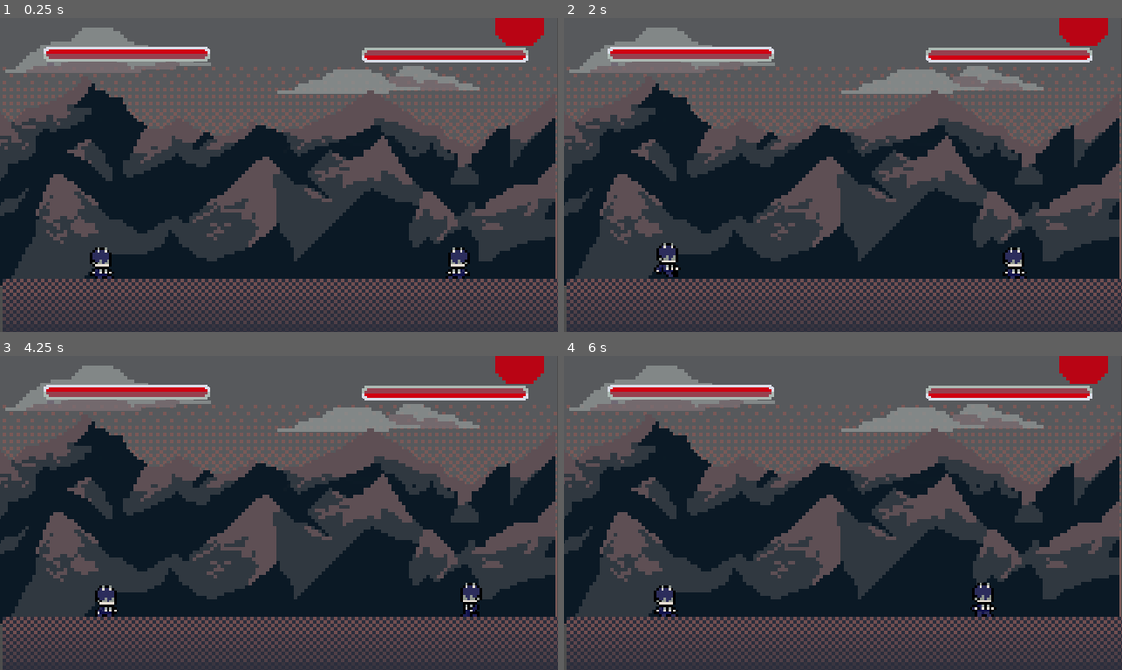
Above: before the commit, frames 1-4 (two rows, left to right).
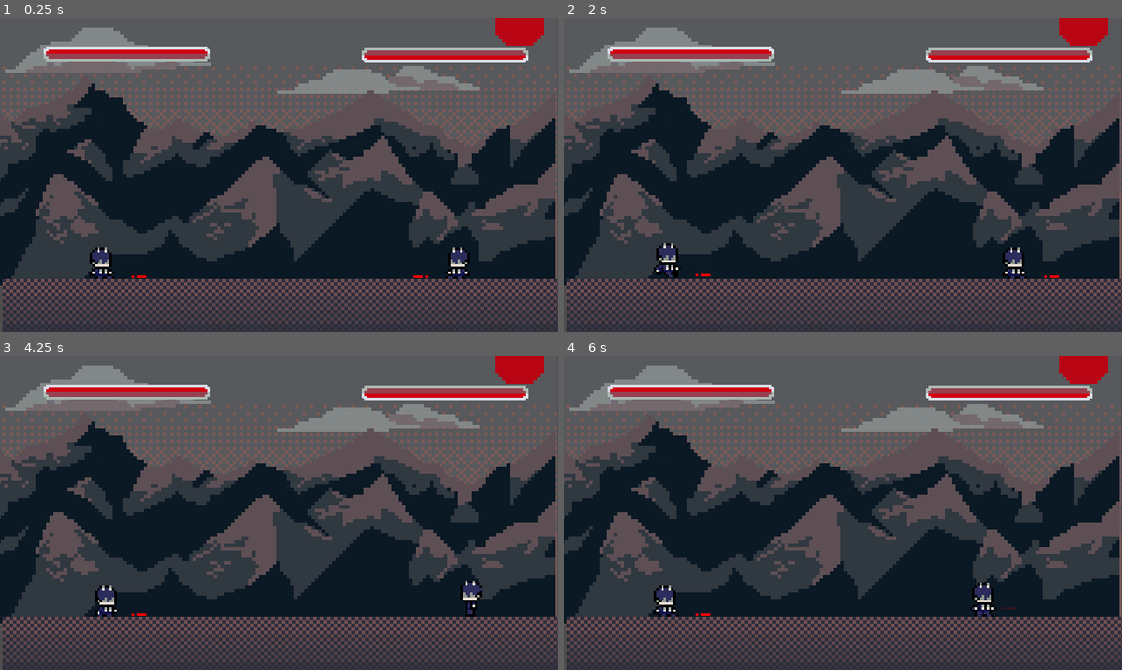
Above: after the commit, the same moments.

Repository: lucasmcclean/project-foxtrot-black-trigger-watchtower-omega
Game: Godot game, scene res://main.tscn
Same seed, same stepped clock (60 frames per second), same inputs: the game is played once before the commit and once after it.
Inputs:
- Up to frame 1 (0.25 s): no input
- Up to frame 2 (2 s): tap Enter at 0.5 s; hold D (move_right) 0.53-1.28 s; tap S (crouch) at 0.6 s; tap W (jump) at 0.77, 1.52 s; hold Insert (move_down) from 1.28 s (still down); tap Space (flash_step) at 1.35 s
- Up to frame 3 (4.25 s): release Insert (move_down) at 2.03 s; hold D (move_right) 2.03-2.78 s; tap E (kick) at 2.1 s; hold Page Up (move_up) 2.78-3.53 s; tap Q (punch) at 2.85 s; tap W (jump) at 3.02, 3.77 s; tap Space (flash_step) at 3.5 s; hold A (move_left) from 3.53 s (still down); tap S (crouch) at 3.6 s
- Up to frame 4 (6 s): tap Space (flash_step) at 4.35 s; tap W (jump) at 4.52 s; release A (move_left) at 5.03 s; hold Insert (move_down) 5.03-5.78 s; tap E (kick) at 5.1 s; tap Enter at 5.75 s; hold D (move_right) from 5.78 s (still down); tap Q (punch) at 5.85 s

The runs differ from the first frame. In frame 1, less than 0.1% of the frame differs, in the area x 23-77%, y 81-83%; in frame 2, less than 0.1%; in frame 3, 0.3%, in the area x 23-87%, y 71-84%; in frame 4, less than 0.1%.

Commit message:
walk fix

Diff:
--- a/project-foxtrot-black-trigger-watchtower-omega/player/player.tscn
+++ b/project-foxtrot-black-trigger-watchtower-omega/player/player.tscn
@@ -7,7 +7,6 @@
 [ext_resource type="Script" uid="uid://raaue5ebiebo" path="res://player/states/jump.gd" id="5_rgyib"]
 [ext_resource type="Script" uid="uid://cftse0jl714nm" path="res://player/states/move.gd" id="6_hg6s5"]
 [ext_resource type="Script" uid="uid://dpngoys84lbbu" path="res://player/hitboxes/hitbox.gd" id="8_rgyib"]
-[ext_resource type="Script" uid="uid://6gtvxacowlxr" path="res://player/slash.gd" id="9_2ieo8"]
 [ext_resource type="Texture2D" uid="uid://b2ja7boe003hu" path="res://assets/PLAYER 1 SPRITE SHEET 64 BIT.png" id="9_8t03j"]
 [ext_resource type="Script" uid="uid://bpsxqo0flqles" path="res://player/hurtbox.gd" id="9_hg6s5"]
 [ext_resource type="Texture2D" uid="uid://u7iyxdd87o2e" path="res://assets/SLASH SPRITE.png" id="10_2ieo8"]
@@ -122,6 +121,18 @@
 "transitions": PackedFloat32Array(1),
 "update": 0,
 "values": [Color(1, 1, 1, 1)]
+}
+tracks/8/type = "value"
+tracks/8/imported = false
+tracks/8/enabled = true
+tracks/8/path = NodePath("KickHitbox/Slash:modulate")
+tracks/8/interp = 1
+tracks/8/loop_wrap = true
+tracks/8/keys = {
+"times": PackedFloat32Array(0),
+"transitions": PackedFloat32Array(1),
+"update": 0,
+"values": [Color(1, 1, 1, 0)]
 }
 
 [sub_resource type="Animation" id="Animation_32hag"]
@@ -293,6 +304,18 @@
 "transitions": PackedFloat32Array(1),
 "update": 0,
 "values": [Vector2(33.785713, 21.42857)]
+}
+tracks/4/type = "value"
+tracks/4/imported = false
+tracks/4/enabled = true
+tracks/4/path = NodePath("KickHitbox/Slash:modulate")
+tracks/4/interp = 1
+tracks/4/loop_wrap = true
+tracks/4/keys = {
+"times": PackedFloat32Array(1),
+"transitions": PackedFloat32Array(1),
+"update": 0,
+"values": [Color(1, 1, 1, 0)]
 }
 
 [sub_resource type="Animation" id="Animation_kb6p2"]
@@ -496,7 +519,6 @@
 scale = Vector2(4, 4)
 texture = ExtResource("10_2ieo8")
 hframes = 4
-script = ExtResource("9_2ieo8")
 
 [node name="KickHitbox" type="Area2D" parent="."]
 script = ExtResource("8_rgyib")
@@ -508,6 +530,13 @@
 shape = SubResource("RectangleShape2D_rgyib")
 debug_color = Color(1.1070073e-06, 0.6320222, 0.45936626, 0.41960785)
 
+[node name="Slash" type="Sprite2D" parent="KickHitbox"]
+modulate = Color(1, 1, 1, 0)
+position = Vector2(65.00009, 9.999999)
+scale = Vector2(4, 4)
+texture = ExtResource("10_2ieo8")
+hframes = 4
+
 [node name="Hurtbox" type="Area2D" parent="."]
 script = ExtResource("9_hg6s5")
 
--- a/project-foxtrot-black-trigger-watchtower-omega/player/slash.gd
+++ b/project-foxtrot-black-trigger-watchtower-omega/player/slash.gd
@@ -2,4 +2,4 @@
 
 
 func _ready() -> void:
-	self.modulate = Color(255, 255, 255, 0)
+	modulate = Color(255, 255, 255, 0)
--- a/project-foxtrot-black-trigger-watchtower-omega/player/states/move.gd
+++ b/project-foxtrot-black-trigger-watchtower-omega/player/states/move.gd
@@ -8,12 +8,12 @@
 func enter() -> void:
 	super()
 	if not player.animation.is_playing():
-		player.animation.play("walk")
+		player.animation.play("walk", -1, 10.0)
 
 
 func update(_delta: float):
 	if not player.animation.is_playing():
-		player.animation.play("walk")
+		player.animation.play("walk", -1, 10.0)
 
 
 func physics_update(delta: float) -> void:
--- a/project-foxtrot-black-trigger-watchtower-omega/project.godot
+++ b/project-foxtrot-black-trigger-watchtower-omega/project.godot
@@ -19,7 +19,6 @@
 
 window/size/viewport_width=640
 window/size/viewport_height=360
-window/size/mode=3
 window/stretch/mode="canvas_items"
 
 [input]
Not shown: 1 places in project-foxtrot-black-trigger-watchtower-omega/player/player.tscn that only renumber resources
